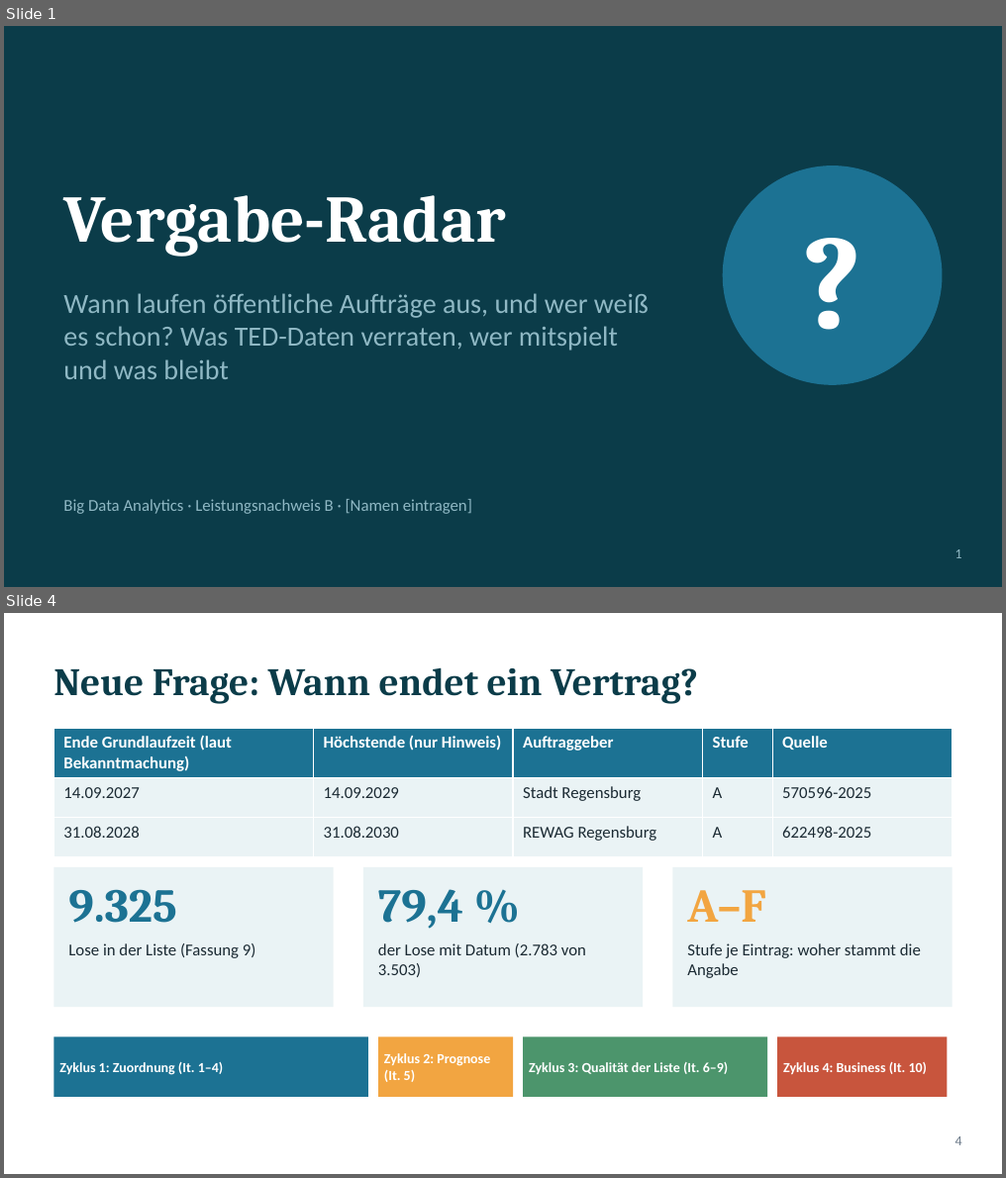
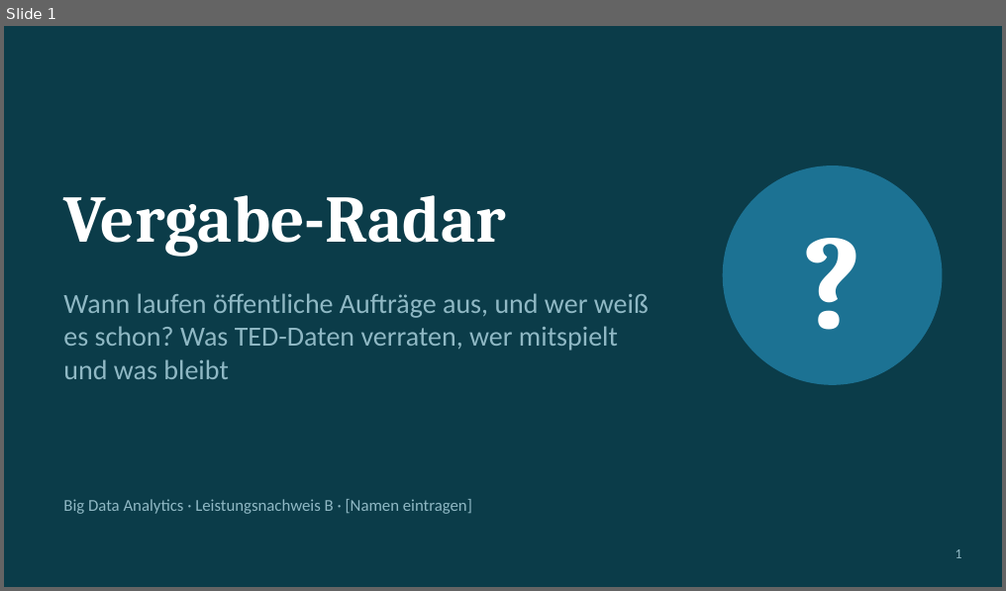
Before and after one commit to ludwigrichthammer9-web/vergabe_radar, a slide deck: docs/vortrag/vortrag_vergabe_radar.pptx. Shown one above the other, each under a label of ours: slides 1 and 4 before the commit, slide 1 after it; the slides between them are not shown. The pictures are 1006x1178 and 1006x591 pixels, drawn with LibreOffice and Linux fonts; fonts in the diff are those of the drawing. Boxes give left, top, right and bottom in pixels: in the first picture for what was removed or moved away, otherwise in the second. Text is boxed around its words. In the diff, an @@ line names an element or a change of style, - is before the commit and + after.

```diff
--- a/docs/vortrag/vortrag_vergabe_radar.pptx
+++ b/docs/vortrag/vortrag_vergabe_radar.pptx
@@ slide 4 removed at (4, 613, 1002, 1174), background #FFFFFF @@
@@ title removed at (54, 667, 698, 704) @@
-Neue Frage: Wann endet ein Vertrag?
@@ table removed at (54, 728, 952, 848), 3 rows, 5 columns @@
-Ende Grundlaufzeit (laut Bekanntmachung) | Höchstende (nur Hinweis) | Auftraggeber | Stufe | Quelle
-14.09.2027 | 14.09.2029 | Stadt Regensburg | A | 570596-2025
-31.08.2028 | 31.08.2030 | REWAG Regensburg | A | 622498-2025
@@ rectangle removed at (54, 867, 334, 1007) @@
@@ rectangle removed at (363, 867, 643, 1007) @@
@@ rectangle removed at (672, 867, 952, 1007) @@
@@ text removed at (68, 889, 176, 923) @@
-9.325
@@ text removed at (378, 889, 463, 929) @@
-79,4 %
@@ text removed at (687, 890, 765, 922) @@
-A–F
@@ text removed at (68, 944, 256, 959) @@
-Lose in der Liste (Fassung 9)
@@ text removed at (378, 944, 586, 977) @@
-der Lose mit Datum (2.783 von 3.503)
@@ text removed at (687, 944, 921, 978) @@
-Stufe je Eintrag: woher stammt die Angabe
@@ rectangle removed at (54, 1037, 368, 1097) @@
@@ rectangle removed at (378, 1037, 513, 1097) @@
@@ text removed at (384, 1054, 490, 1082) @@
-Zyklus 2: Prognose (It. 5)
@@ rectangle removed at (523, 1037, 767, 1097) @@
@@ rectangle removed at (777, 1037, 947, 1097) @@
@@ text removed at (59, 1062, 223, 1075) @@
-Zyklus 1: Zuordnung (It. 1–4)
@@ text removed at (529, 1062, 728, 1074) @@
-Zyklus 3: Qualität der Liste (It. 6–9)
@@ text removed at (783, 1062, 928, 1074) @@
-Zyklus 4: Business (It. 10)
@@ text removed at (955, 1137, 962, 1146) @@
-4
```
Also in this commit, not shown: 8 slides changed, 3 slides added, 2 other slides removed, 1 other file.
